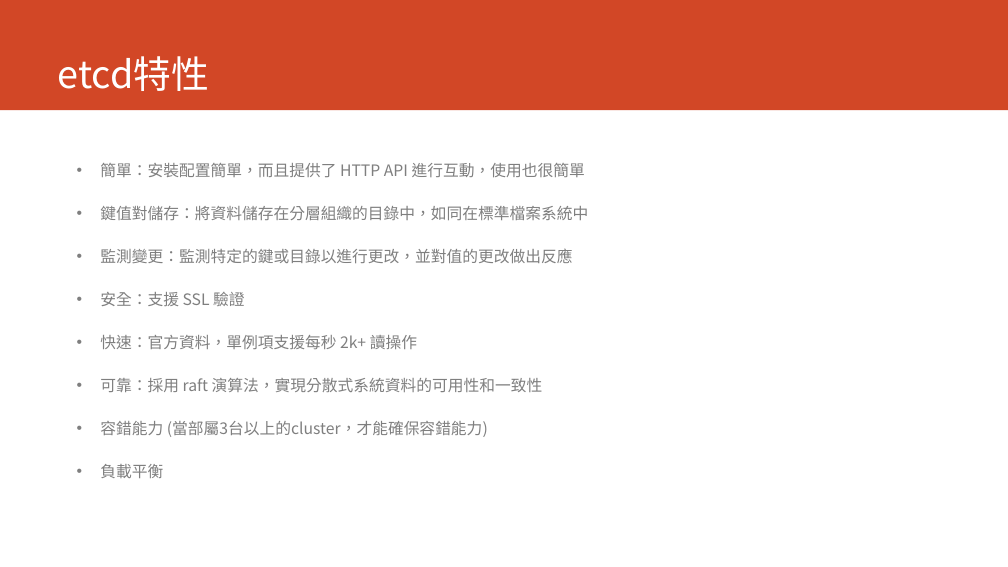
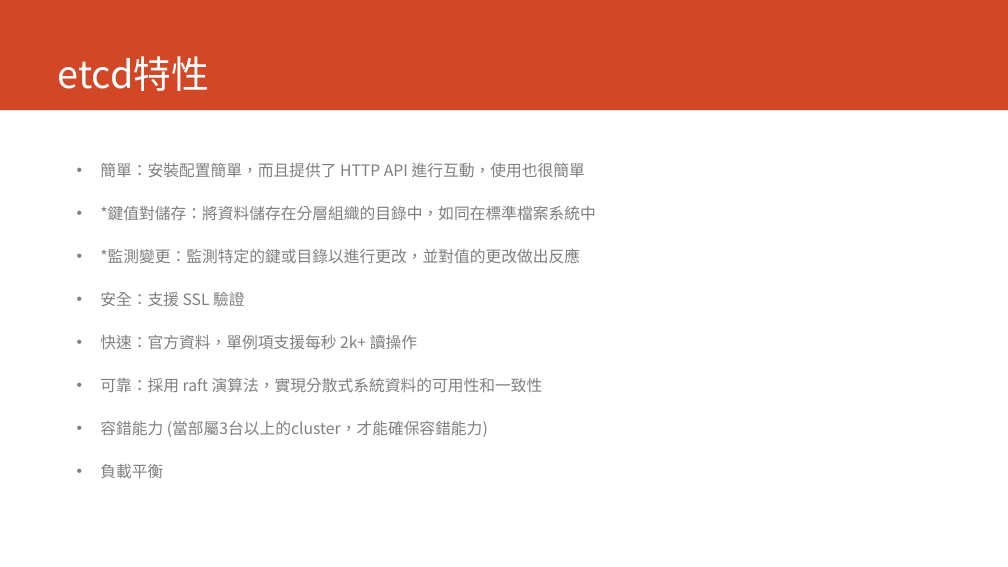
Before and after one commit to dinoliang/TemplateInfo, a slide deck: slide 7 of Reverse Proxy.ppt. Drawn at 1008x567 pixels with LibreOffice and Linux fonts; fonts in the diff are those of the drawing. Boxes give left, top, right and bottom in pixels: in the first picture for what was removed or moved away, otherwise in the second. Text is boxed around its words. In the diff, an @@ line names an element or a change of style, - is before the commit and + after.

```diff
--- a/Reverse Proxy.ppt
+++ b/Reverse Proxy.ppt
@@ text at (100, 206, 595, 263): text changed @@
-• 鍵值對儲存：將資料儲存在分層組織的目錄中，如同在標準檔案系統中
-• 監測變更：監測特定的鍵或目錄以進行更改，並對值的更改做出反應
+• *鍵值對儲存：將資料儲存在分層組織的目錄中，如同在標準檔案系統中
+• *監測變更：監測特定的鍵或目錄以進行更改，並對值的更改做出反應
```
Also in this commit, not shown: 3 other slides changed, 1 slide added.
